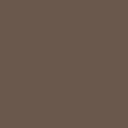
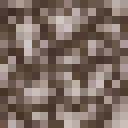
Two versions of the same layered image (128×128). Layer-by-layer changes:
renamed "d" to "d 30", moved it above "l 30", painted on it over bbox(0, 0, 128, 128)
renamed "l" to "l 30", painted on it over bbox(0, 0, 128, 128)
